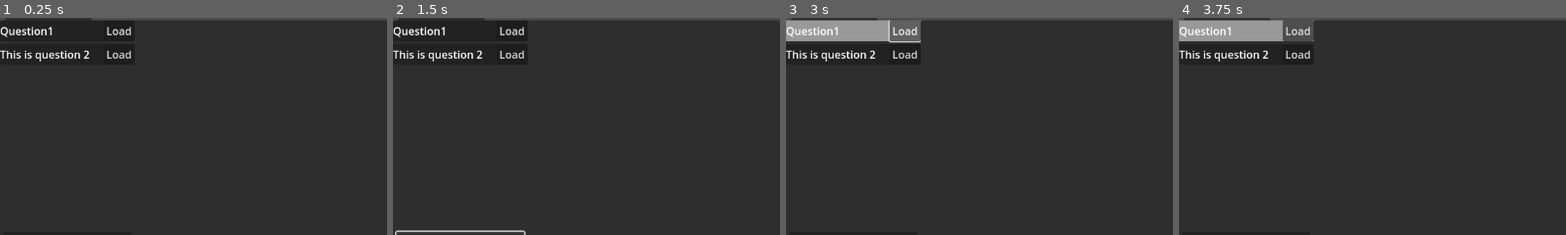
Above: before the commit, frames 1-4 (left to right).
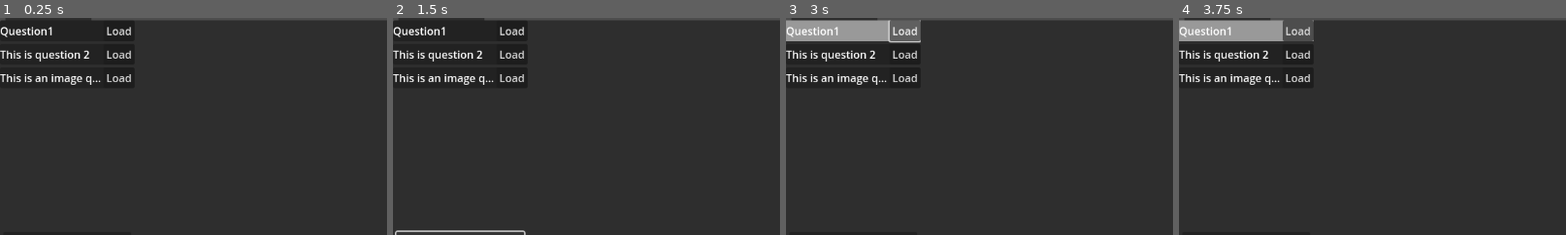
Above: after the commit, the same moments.

Repository: Klawneb/QuizzinMk3
Game: Godot game, scene res://Scenes/HostView/HostView.tscn
The game is run twice, just before and just after one commit, with the same random seed, the same clock (stepped at 60 frames per second) and the same inputs. This scene is started directly instead of the project's main scene.
Inputs (mouse positions are % of the whole screen's width and height, from its top left):
- Up to frame 1 (0.25 s): no input
- Up to frame 2 (1.5 s): click "Reveal Answer" at 0.5 s; click "Reveal Answer" at 1.25 s
- Up to frame 3 (3 s): click "Reveal Answer" at 2 s; click "Load" at 2.75 s
- Up to frame 4 (3.75 s): click (56, 88) at 3.52 s; type "12" at 3.6 s
The pictures show only the part of the screen within x 0-50%, y 4-54%; the shares and areas given below are measured in that part.

The runs differ from the first frame. In frame 1, 0.5% of the frame differs, in the area x 0-34%, y 25-31%; in frame 2, 0.5%; in frame 3, 0.5%; in frame 4, 0.5%.
Error in both runs: Invalid access to property or key 'id' on a base object of type 'Nil'. (res://Scenes/QuestionView/AnswerRevealed/AnswerRevealed.gd:11)

Commit message:
add image question

Diff:
--- a/Assets/Resources/ImageQuestion.gd
+++ b/Assets/Resources/ImageQuestion.gd
@@ -1,2 +1,4 @@
 extends Question
 class_name ImageQuestion
+
+@export var image_path: String
--- /dev/null
+++ b/Assets/Resources/Questions/Question3.tres
@@ -0,0 +1,12 @@
+[gd_resource type="Resource" script_class="ImageQuestion" load_steps=2 format=3 uid="uid://rr6m4k4vb75l"]
+
+[ext_resource type="Script" path="res://Assets/Resources/ImageQuestion.gd" id="1_r2l30"]
+
+[resource]
+script = ExtResource("1_r2l30")
+image_path = "res://Assets/Images/1700524930893551.jpg"
+id = "dfc5189c-dae9-4a2b-96ee-81409cae4aaf"
+main_text = "This is an image question"
+answers = Array[String](["Mr Honse"])
+question_type = 1
+answer_type = 0
--- /dev/null
+++ b/Scenes/QuestionView/QuestionImage/QuestionImage.gd
@@ -0,0 +1,8 @@
+extends QuestionBase
+
+@onready var main_text: Label = $HBoxContainer/VBoxContainer/MainText
+@onready var texture_rect: TextureRect = $HBoxContainer/VBoxContainer2/TextureRect
+
+func _ready() -> void:
+	main_text.text = question.main_text
+	texture_rect.texture = load(question.image_path)
--- /dev/null
+++ b/Scenes/QuestionView/QuestionImage/QuestionImage.tscn
@@ -0,0 +1,41 @@
+[gd_scene load_steps=2 format=3 uid="uid://h7g034bkinsa"]
+
+[ext_resource type="Script" path="res://Scenes/QuestionView/QuestionImage/QuestionImage.gd" id="1_mpuua"]
+
+[node name="QuestionImage" type="Control"]
+layout_mode = 3
+anchors_preset = 15
+anchor_right = 1.0
+anchor_bottom = 1.0
+grow_horizontal = 2
+grow_vertical = 2
+size_flags_horizontal = 3
+size_flags_vertical = 3
+script = ExtResource("1_mpuua")
+
+[node name="HBoxContainer" type="HBoxContainer" parent="."]
+layout_mode = 1
+anchors_preset = 15
+anchor_right = 1.0
+anchor_bottom = 1.0
+grow_horizontal = 2
+grow_vertical = 2
+
+[node name="VBoxContainer" type="VBoxContainer" parent="HBoxContainer"]
+layout_mode = 2
+size_flags_horizontal = 3
+alignment = 1
+
+[node name="MainText" type="Label" parent="HBoxContainer/VBoxContainer"]
+layout_mode = 2
+horizontal_alignment = 1
+
+[node name="VBoxContainer2" type="VBoxContainer" parent="HBoxContainer"]
+layout_mode = 2
+size_flags_horizontal = 3
+
+[node name="TextureRect" type="TextureRect" parent="HBoxContainer/VBoxContainer2"]
+layout_mode = 2
+size_flags_vertical = 3
+expand_mode = 5
+stretch_mode = 5
--- a/Scenes/QuestionView/QuestionView.gd
+++ b/Scenes/QuestionView/QuestionView.gd
@@ -4,7 +4,8 @@
 @onready var answer_container: BoxContainer = %AnswerContainer
 
 var QuestionScenes = {
-	Question.QuestionType.TEXT: "res://Scenes/QuestionView/QuestionText/QuestionText.tscn"
+	Question.QuestionType.TEXT: "res://Scenes/QuestionView/QuestionText/QuestionText.tscn",
+	Question.QuestionType.IMAGE: "res://Scenes/QuestionView/QuestionImage/QuestionImage.tscn"
 }
 
 var AnswerScenes = {
Not shown, changed: .gitignore
